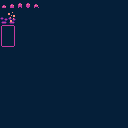
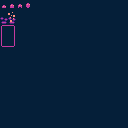
Before/after of a 128 x 128 layered artwork. What changed in the layer stack:
painted on "Paint Layer 2" over [18, 3, 39, 8]
